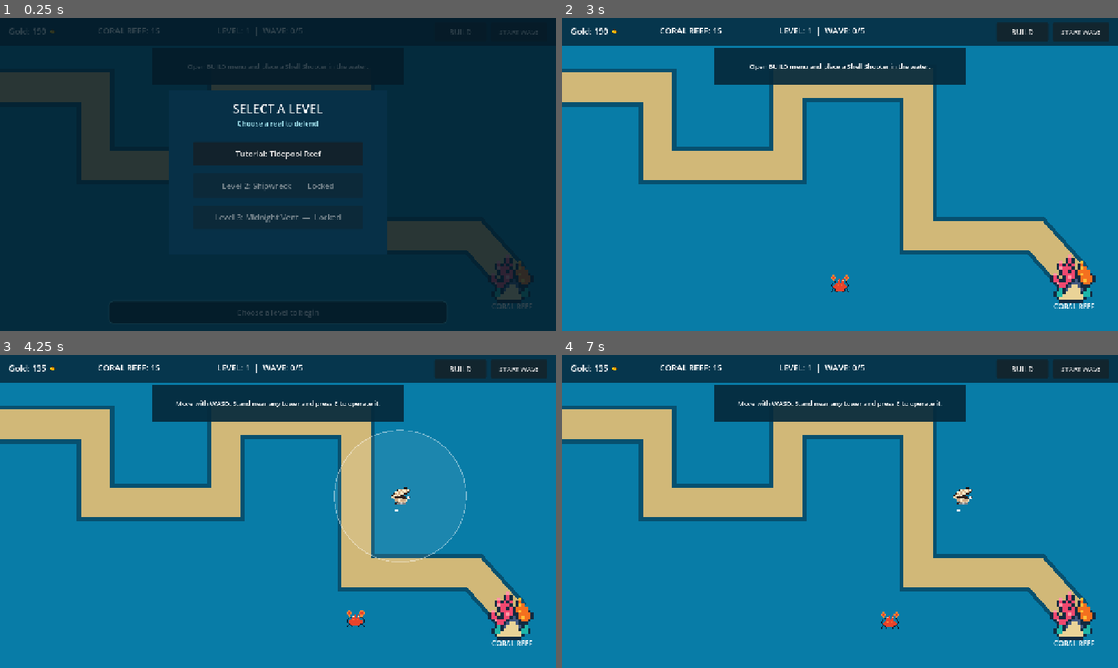
Above: before the commit, frames 1-4 (two rows, left to right).
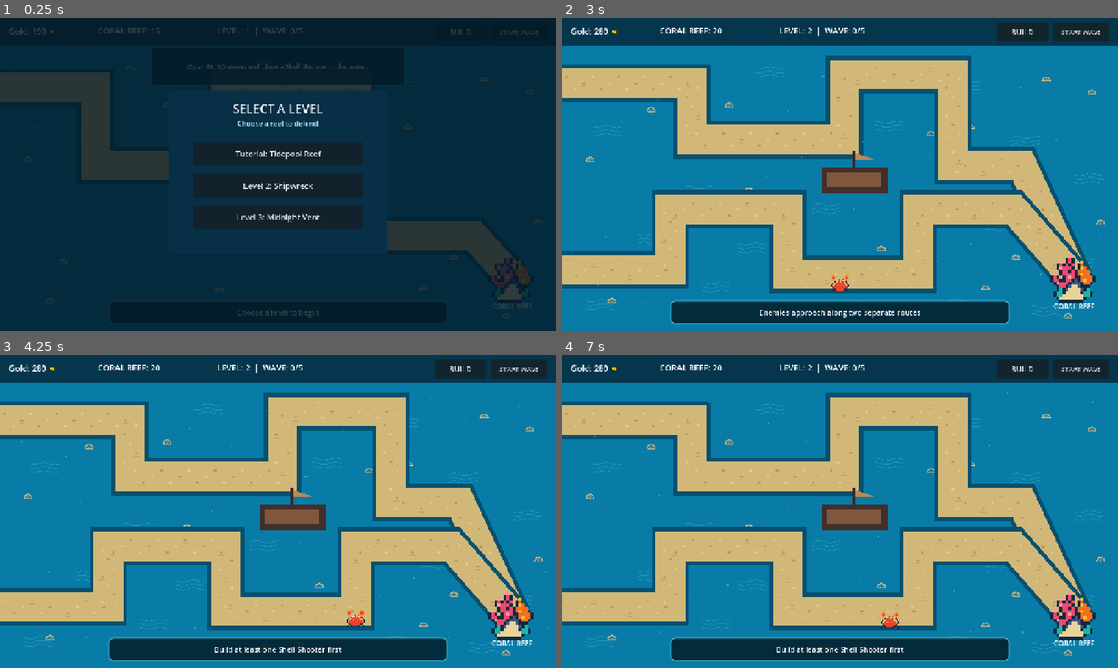
Above: after the commit, the same moments.

Repository: RyanHuard/gamedev
Game: Godot game, scene res://main.tscn
Two runs of this game, one before a commit and one after it. Both use one fixed random seed, a clock stepped at 60 frames per second and the inputs below.
Inputs (mouse positions are in pixels of both pictures, inside the frame that each line leads up to):
- Up to frame 1 (0.25 s): no input
- Up to frame 2 (3 s): click "START WAVE" at 0.5 s; click "START WAVE" at 1.25 s; click "BUILD" at 2 s; click "Tutorial: Tidepool Reef" (after the commit: "Level 2: Shipwreck") at 2.75 s
- Up to frame 3 (4.25 s): tap Enter at 3.5 s; move the mouse to (400, 495) at 3.52 s; hold D from 3.53 s (still down); tap 1 at 3.6 s; click (400, 495) at 3.67 s; tap Space (jump) at 3.77 s
- Up to frame 4 (7 s): release D at 4.25 s; tap E every 0.75 s from 4.25 to 6.5 s; drag from (728, 527) to (812, 574) at 4.27 s; move the mouse to (895, 442) at 5.02 s; hold A 5.03-5.75 s; tap U at 5.1 s; drag from (812, 574) to (673, 464) at 5.77 s; move the mouse to (1006, 558) at 6.52 s; hold D from 6.53 s (still down); tap X at 6.6 s; tap Space (jump) at 6.77 s

The runs differ from the first frame. In frame 1, 0.7% of the frame differs, in the area x 4-98%, y 15-96%; in frame 2, 43%; in frame 3, 44%, in the area x 0-99%, y 3-98%; in frame 4, 43%.

Commit message:
Iteration 1: improved immersion of ocean environment with better sprites and details in the ocean background and track

Diff:
--- a/project1/scripts/main.gd
+++ b/project1/scripts/main.gd
@@ -18,11 +18,15 @@
 const LEVEL_3_STARTING_HEALTH := 25
 const FINAL_LEVEL := 3
 const PROGRESS_SAVE_PATH := "user://reefguard_progress.cfg"
+const TESTING_UNLOCK_ALL_LEVELS := true
 const TOP_BAR_HEIGHT := 64.0
 const OUTER_REEF_POSITION := Vector2(1180, 600)
 const MIDNIGHT_REEF_POSITION := Vector2(640, 385)
 const SHIPWRECK_RECT := Rect2(600, 345, 150, 58)
 const LEVEL_THREE_VENTS := [Vector2(315, 505), Vector2(685, 160), Vector2(970, 350)]
+const FLOOR_RIPPLE_ORIGINS := [Vector2(55, 650), Vector2(70, 250), Vector2(160, 135), Vector2(175, 500), Vector2(285, 390), Vector2(320, 610), Vector2(405, 520), Vector2(445, 115), Vector2(535, 265), Vector2(575, 430), Vector2(650, 590), Vector2(720, 240), Vector2(790, 400), Vector2(875, 650), Vector2(900, 145), Vector2(965, 470), Vector2(1035, 275), Vector2(1080, 665), Vector2(1160, 555), Vector2(1180, 360)]
+const FLOOR_SHELLS := [Vector2(65, 330), Vector2(115, 655), Vector2(145, 565), Vector2(205, 215), Vector2(300, 120), Vector2(385, 205), Vector2(430, 400), Vector2(505, 630), Vector2(610, 675), Vector2(690, 670), Vector2(735, 535), Vector2(790, 105), Vector2(850, 270), Vector2(940, 255), Vector2(975, 625), Vector2(1045, 555), Vector2(1115, 145), Vector2(1165, 690), Vector2(1220, 175), Vector2(1240, 475)]
+const WATER_PARTICLE_SEEDS := [Vector2(25, 215), Vector2(35, 120), Vector2(60, 625), Vector2(90, 520), Vector2(120, 250), Vector2(145, 360), Vector2(175, 665), Vector2(205, 205), Vector2(225, 455), Vector2(245, 590), Vector2(275, 135), Vector2(305, 435), Vector2(330, 555), Vector2(360, 275), Vector2(395, 185), Vector2(425, 650), Vector2(455, 375), Vector2(480, 505), Vector2(510, 225), Vector2(535, 335), Vector2(565, 675), Vector2(590, 150), Vector2(620, 550), Vector2(650, 455), Vector2(680, 295), Vector2(710, 620), Vector2(735, 110), Vector2(765, 195), Vector2(795, 485), Vector2(825, 335), Vector2(850, 570), Vector2(875, 675), Vector2(905, 235), Vector2(930, 535), Vector2(960, 115), Vector2(985, 355), Vector2(1010, 665), Vector2(1040, 175), Vector2(1065, 465), Vector2(1090, 605), Vector2(1120, 290), Vector2(1145, 420), Vector2(1170, 135), Vector2(1195, 265), Vector2(1215, 515), Vector2(1240, 650), Vector2(1255, 350), Vector2(1270, 105)]
 
 var level_one_path := PackedVector2Array([
 	Vector2(-40, 160), Vector2(220, 160), Vector2(220, 340),
@@ -127,6 +131,7 @@
 var tutorial_upgrade_done := false
 var status_message_token := 0
 var crab_operator: Node2D
+var ocean_texture_time := 0.0
 
 func _ready() -> void:
 	active_paths = [level_one_path]
@@ -142,6 +147,7 @@
 	# Intentionally plain prototype art.
 	var ocean_color := Color("#052e58") if current_level == 3 else Color("#087ca7")
 	draw_rect(Rect2(0, 0, 1280, 720), ocean_color)
+	draw_floor_ripples_and_shells()
 	var preview_routes: Array[int] = []
 	if current_level == 3 and not wave_active and wave_index < waves.size():
 		for group in waves[wave_index]:
@@ -151,6 +157,7 @@
 		var route := active_paths[route_index]
 		draw_polyline(route, Color("#07506f"), 86.0, false)
 		draw_polyline(route, Color("#d1b878"), 68.0, false)
+		draw_track_texture(route, route_index)
 		if preview_routes.has(route_index):
 			draw_polyline(route, Color("#7deaff"), 6.0, false)
 	if current_level == 2:
@@ -166,6 +173,7 @@
 			draw_line(vent + Vector2(-21, 9), vent + Vector2(-5, -8), Color("#ff7438"), 5.0)
 			draw_line(vent + Vector2(-5, -8), vent + Vector2(9, 6), Color("#ffb347"), 4.0)
 			draw_line(vent + Vector2(9, 6), vent + Vector2(23, -10), Color("#ff7438"), 5.0)
+	draw_water_particles()
 	# Protected coral reef objective.
 	draw_texture_rect(CoralReefTexture, Rect2(coral_reef_position - Vector2(56, 56), Vector2(112, 112)), false)
 	draw_string(ThemeDB.fallback_font, coral_reef_position + Vector2(-48, 70), "CORAL REEF", HORIZONTAL_ALIGNMENT_LEFT, -1, 16, Color.WHITE)
@@ -178,6 +186,54 @@
 		draw_texture_rect(get_tower_texture(dragging_type), Rect2(drag_position - Vector2(32, 32), Vector2(64, 64)), false)
 		draw_rect(Rect2(drag_position - Vector2(25, 25), Vector2(50, 50)), outline_color, false, 2.0)
 
+func draw_floor_ripples_and_shells() -> void:
+	# Small parallel wave marks resemble ripples pressed into seafloor sand.
+	for group_index in range(FLOOR_RIPPLE_ORIGINS.size()):
+		var origin: Vector2 = FLOOR_RIPPLE_ORIGINS[group_index]
+		for row in range(3):
+			var points := PackedVector2Array()
+			for point_index in range(7):
+				points.append(origin + Vector2(point_index * 11.0, row * 9.0 + sin(point_index * 1.35 + group_index) * 3.0))
+			draw_polyline(points, Color(0.55, 0.86, 0.85, 0.20), 2.0)
+	# A handful of compact shells add recognizable ocean-floor detail.
+	for i in range(FLOOR_SHELLS.size()):
+		var shell: Vector2 = FLOOR_SHELLS[i]
+		var shell_color := Color(0.95, 0.78, 0.52, 0.72)
+		draw_arc(shell, 9.0, PI, TAU, 10, shell_color, 3.0)
+		draw_line(shell + Vector2(-9, 0), shell + Vector2(9, 0), shell_color, 2.0)
+		for rib in range(3):
+			var x := -5.0 + rib * 5.0
+			draw_line(shell + Vector2(0, 1), shell + Vector2(x, -7), Color(0.78, 0.55, 0.36, 0.64), 1.5)
+
+func draw_track_texture(route: PackedVector2Array, route_index: int) -> void:
+	# Alternating sand grains follow the route while staying inside its darker border.
+	var grain_index := route_index * 3
+	for segment_index in range(route.size() - 1):
+		var start := route[segment_index]
+		var finish := route[segment_index + 1]
+		var segment_length := start.distance_to(finish)
+		var direction := start.direction_to(finish)
+		var normal := direction.orthogonal()
+		var steps := maxi(1, int(segment_length / 20.0))
+		for step in range(steps):
+			var progress := (step + 0.5) / float(steps)
+			var offset := normal * float((grain_index % 3) - 1) * 14.0
+			var grain_position := start.lerp(finish, progress) + offset
+			var grain_color := Color(0.48, 0.37, 0.20, 0.34) if grain_index % 2 == 0 else Color(1.0, 0.91, 0.67, 0.38)
+			draw_rect(Rect2(grain_position - Vector2(3, 2), Vector2(6, 4)), grain_color)
+			if grain_index % 4 == 0:
+				draw_line(grain_position + Vector2(-7, 7), grain_position + Vector2(7, 7), Color(0.55, 0.42, 0.25, 0.24), 2.0)
+			grain_index += 1
+
+func draw_water_particles() -> void:
+	for i in range(WATER_PARTICLE_SEEDS.size()):
+		var seed: Vector2 = WATER_PARTICLE_SEEDS[i]
+		var particle := Vector2(
+			fmod(seed.x + ocean_texture_time * (10.0 + i % 3 * 2.0), 1320.0) - 20.0,
+			70.0 + fmod(seed.y - 70.0 - ocean_texture_time * (4.0 + i % 2 * 1.5) + 650.0, 650.0)
+		)
+		var particle_size := 2.0 if i % 3 else 3.0
+		draw_rect(Rect2(particle, Vector2(particle_size, particle_size)), Color(0.72, 0.94, 0.94, 0.34))
 func build_hud() -> void:
 	var bar := ColorRect.new()
 	bar.position = Vector2.ZERO
@@ -411,6 +467,9 @@
 		level_buttons[i].tooltip_text = "" if unlocked else "Complete the previous level to unlock this reef."
 
 func load_progress() -> void:
+	if TESTING_UNLOCK_ALL_LEVELS:
+		highest_unlocked_level = FINAL_LEVEL
+		return
 	var config := ConfigFile.new()
 	if config.load(PROGRESS_SAVE_PATH) == OK:
 		highest_unlocked_level = clampi(int(config.get_value("progress", "highest_unlocked_level", 1)), 1, FINAL_LEVEL)
@@ -756,6 +815,8 @@
 	queue_redraw()
 
 func _process(delta: float) -> void:
+	ocean_texture_time += delta
+	queue_redraw()
 	if not wave_active or game_over: return
 	if not spawn_queue.is_empty():
 		spawn_clock -= delta
Not shown, changed: .gitignore
Not shown, added: .gitignore~
